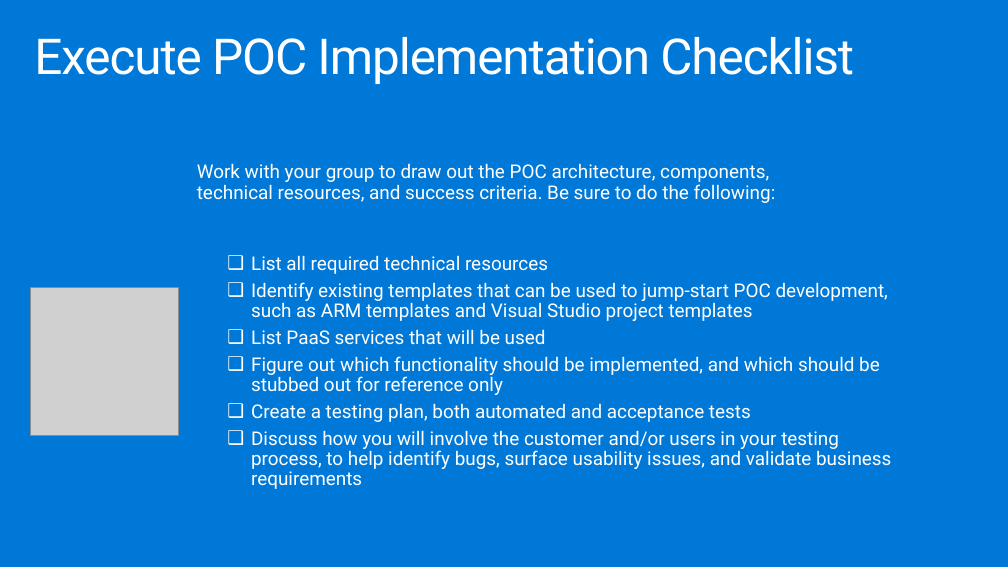
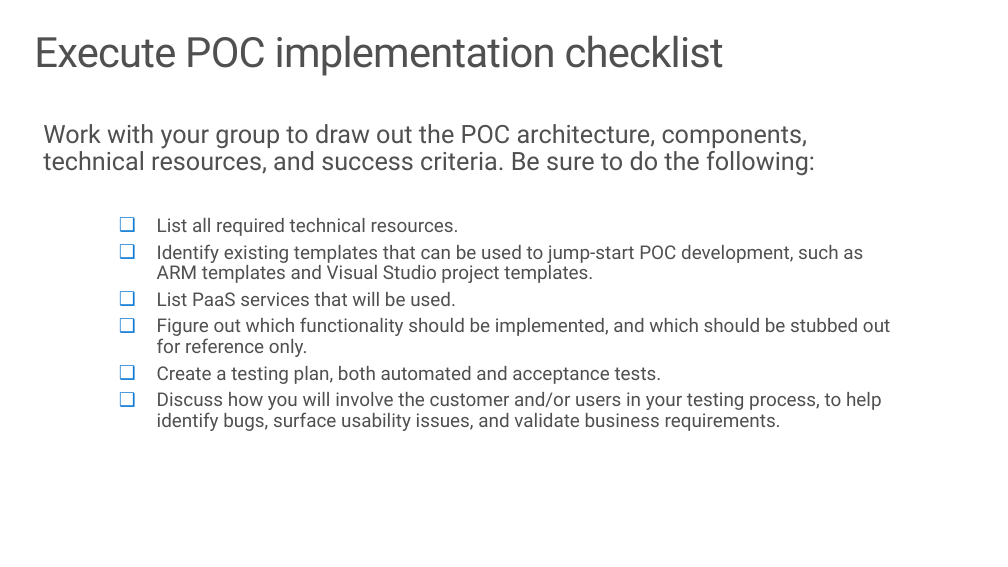
Before and after one commit to solliancenet/ica-wbs, a slide deck: slide 6 of Financial service modernization workshop/preparing-for-poc-design-success.pptx (slide 4 before the commit). Drawn at 1008x567 pixels with LibreOffice and Linux fonts; fonts in the diff are those of the drawing; grey boxes stand for pictures. Boxes give left, top, right and bottom in pixels: in the first picture for what was removed or moved away, otherwise in the second. Text is boxed around its words. In the diff, an @@ line names an element or a change of style, - is before the commit and + after.

```diff
--- a/Financial service modernization workshop/preparing-for-poc-design-success.pptx
+++ b/Financial service modernization workshop/preparing-for-poc-design-success.pptx
@@ background #0078D7 to #FFFFFF @@
@@ title at [34,35,724,76]: text changed; size 47 to 39.7 pt; text colour #FFFFFF to #505050 @@
-Execute POC Implementation Checklist
+Execute POC implementation checklist
@@ text at [43,124,890,431]: text changed; text colour #FFFFFF to #505050 @@
-❑ List all required technical resources
-❑ Identify existing templates that can be used to jump-start POC development, such as ARM templates and Visual Studio project templates
-❑ List PaaS services that will be used
-❑ Figure out which functionality should be implemented, and which should be stubbed out for reference only
-❑ Create a testing plan, both automated and acceptance tests
-❑ Discuss how you will involve the customer and/or users in your testing process, to help identify bugs, surface usability issues, and validate business requirements
+Work with your group to draw out the POC architecture, components, technical resources, and success criteria. Be sure to do the following:
+    ❑ List all required technical resources.
+    ❑ Identify existing templates that can be used to jump-start POC development, such as ARM templates and Visual Studio project templates.
+    ❑ List PaaS services that will be used.
+    ❑ Figure out which functionality should be implemented, and which should be stubbed out for reference only.
+    ❑ Create a testing plan, both automated and acceptance tests.
+    ❑ Discuss how you will involve the customer and/or users in your testing process, to help identify bugs, surface usability issues, and validate business requirements.
@@ text removed at [197,163,776,203] @@
-Work with your group to draw out the POC architecture, components, technical resources, and success criteria. Be sure to do the following:
@@ picture removed at [31,287,178,435] @@
```
Also in this commit, not shown: 5 other slides changed, 3 slides added, 4 other files.
